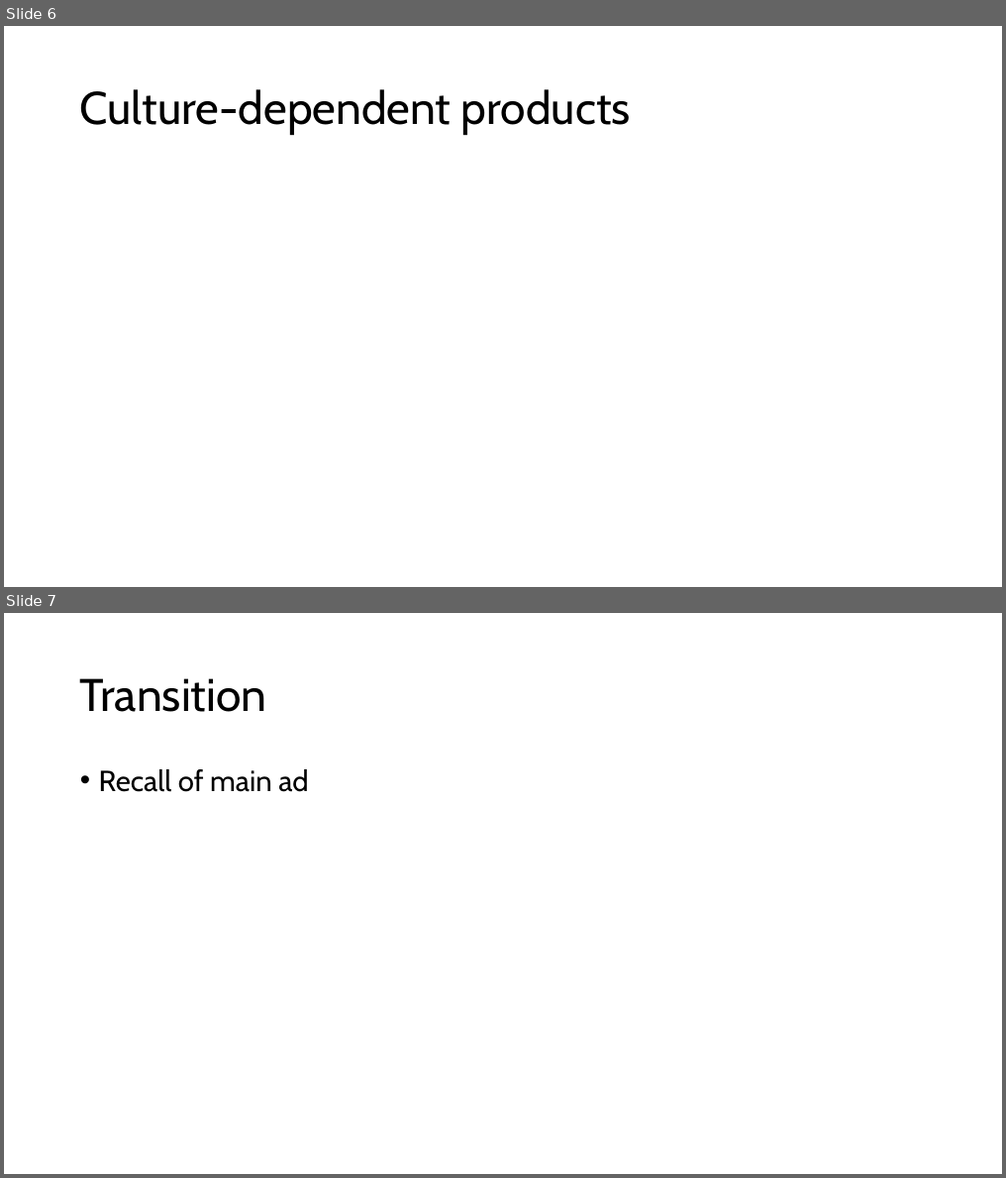
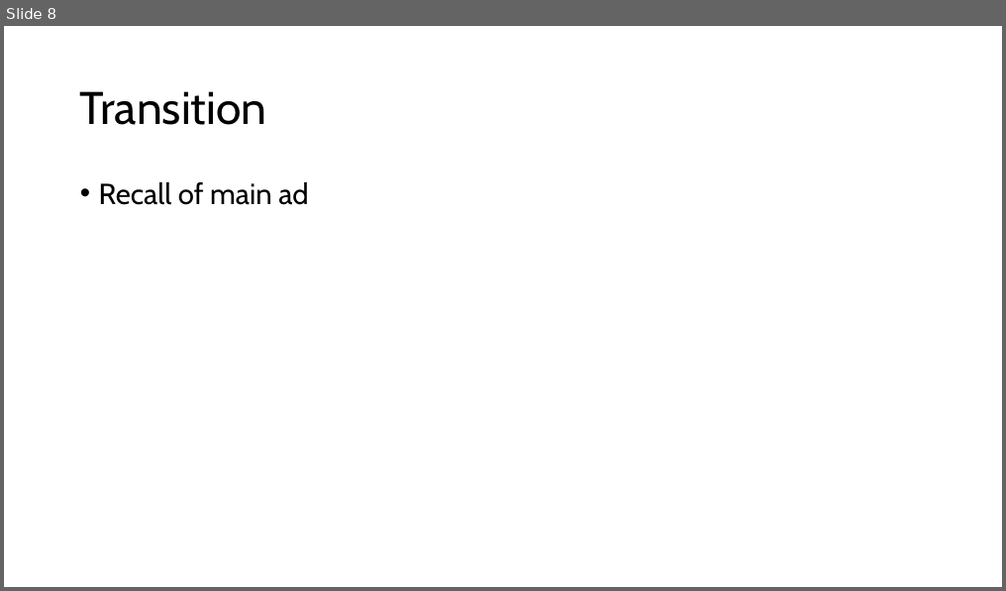
Before and after one commit to Scortail/AnglaisAd, a slide deck: slides.pptx. Shown one above the other, each under a label of ours: slides 6 and 7 before the commit, slide 8 after it. The pictures are 1006x1178 and 1006x591 pixels, drawn with LibreOffice and Linux fonts; fonts in the diff are those of the drawing. Boxes give left, top, right and bottom in pixels: in the first picture for what was removed or moved away, otherwise in the second. Text is boxed around its words. In the diff, an @@ line names an element or a change of style, - is before the commit and + after.

```diff
--- a/slides.pptx
+++ b/slides.pptx
@@ slide 6 removed at [4,26,1002,587], background #FFFFFF @@
@@ title removed at [80,89,631,135] @@
-Culture-dependent products
@@ what was slide 7 is now slide 8 @@
```
Also in this commit, not shown: 4 slides added, 1 other slide removed.
